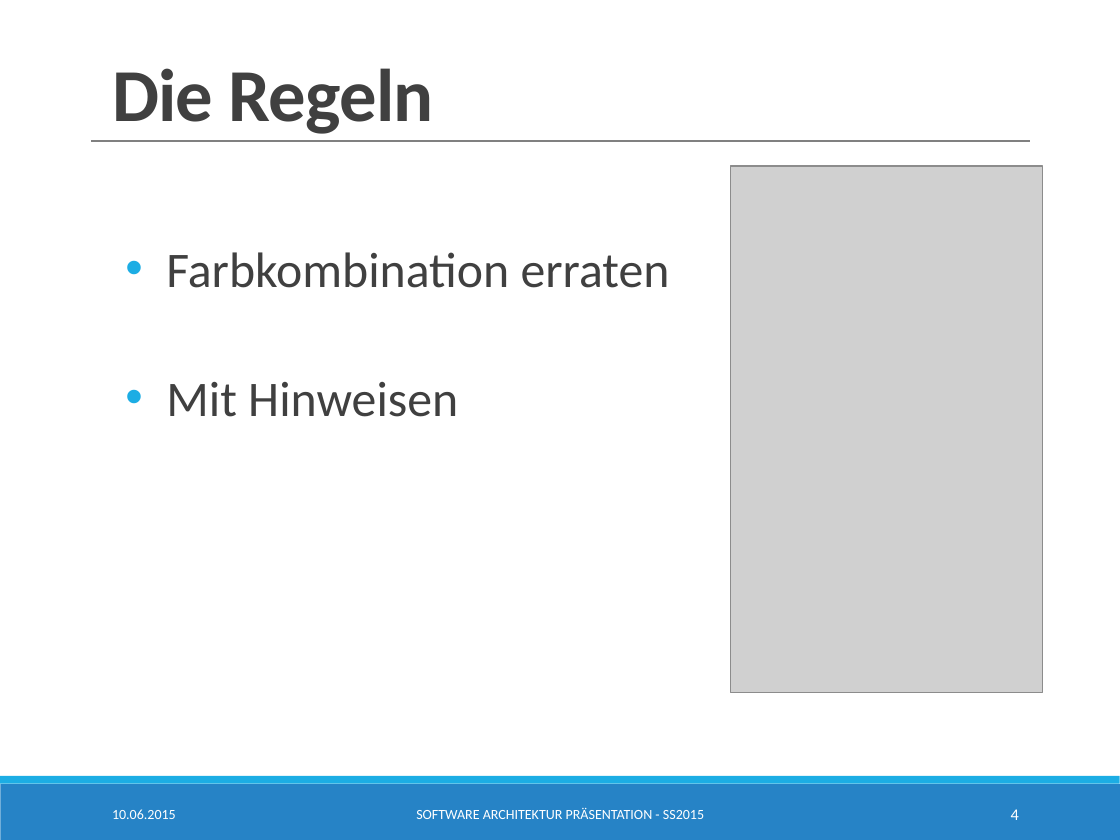
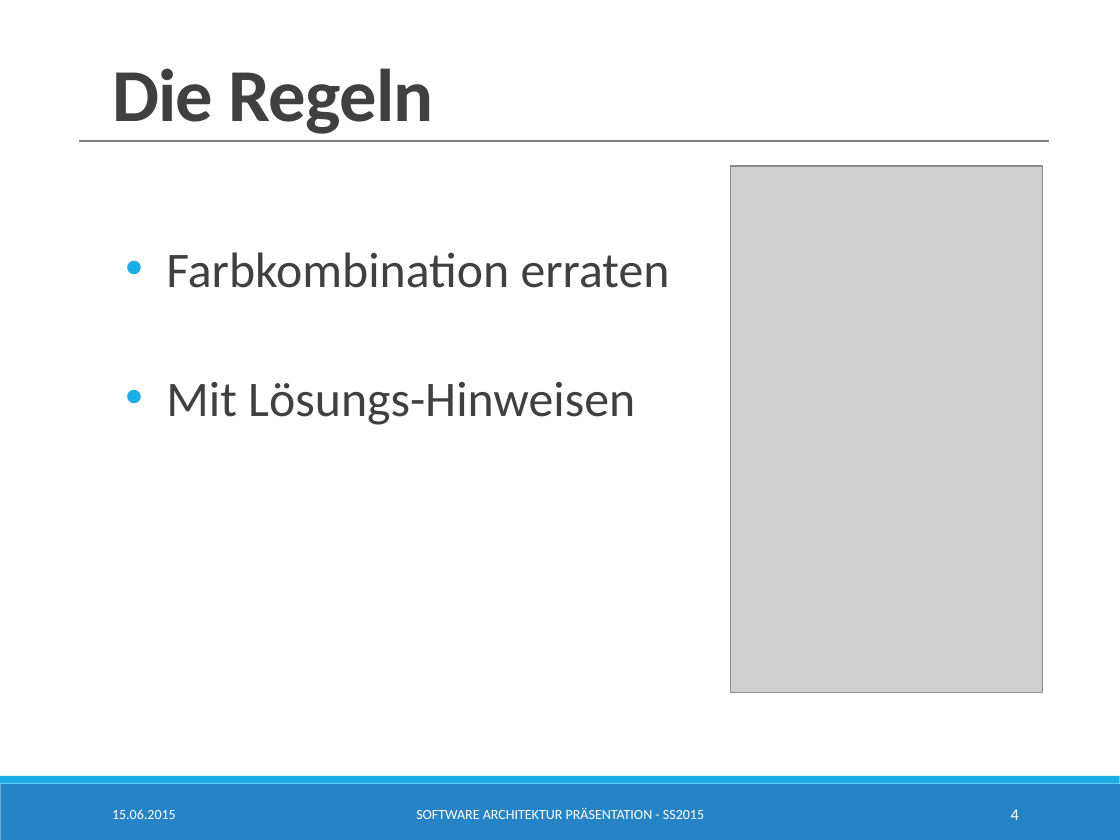
Before and after one commit to SimonBraun/de.htwg.se.mastermind, a slide deck: slide 4 of de.htwg.se.mastermind/Presentation.pptx. Drawn at 1120x840 pixels with LibreOffice and Linux fonts; fonts in the diff are those of the drawing; grey boxes stand for pictures. Boxes give left, top, right and bottom in pixels: in the first picture for what was removed or moved away, otherwise in the second. Text is boxed around its words. In the diff, an @@ line names an element or a change of style, - is before the commit and + after.

```diff
--- a/de.htwg.se.mastermind/Presentation.pptx
+++ b/de.htwg.se.mastermind/Presentation.pptx
@@ line moved from (91, 141) - (1030, 141) to (80, 141) - (1048, 141) @@
@@ text at <box>166,382,635,425</box>: text changed @@
-  • Mit Hinweisen
+  • Mit Lösungs-Hinweisen
@@ text at <box>112,809,176,819</box>: text changed @@
-10.06.2015
+15.06.2015
```
Also in this commit, not shown: 10 other slides changed, 1 slide added, 10 other files.
